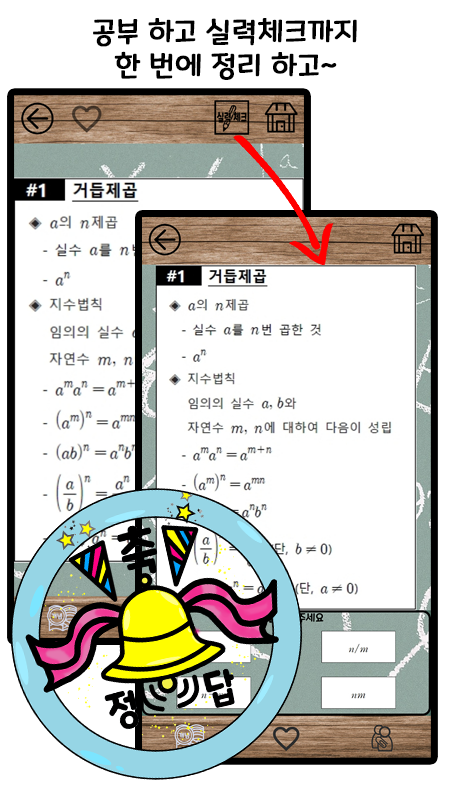
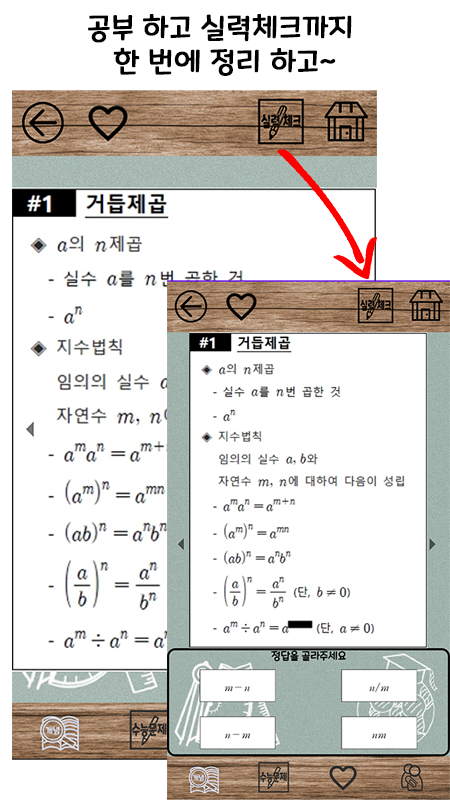
Before/after of a 450x800 layered artwork. What changed in the layer stack:
added layer "Layer 8" (1st of 2) above "레이어 2" over [276, 148, 378, 280]
renamed "Layer 8" to "레이어 2", painted on it over [167, 134, 450, 800]
renamed "Layer 5" to "Layer 8", moved it above "레이어 1", painted on it over [14, 95, 304, 638]
renamed "Layer 7" to "레이어 1", painted on it over [10, 90, 377, 781]
removed layer "Layer 6" over [142, 217, 431, 758]
painted on "공부 하고 실력체크까지 한 번에 정리 하고~" over [88, 14, 357, 80]
